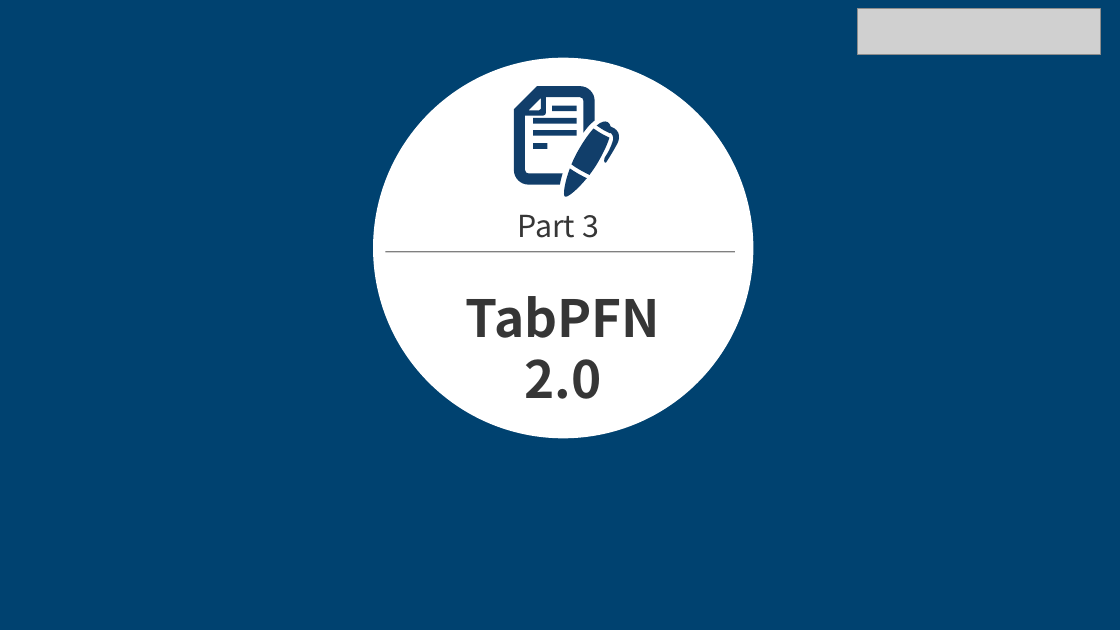
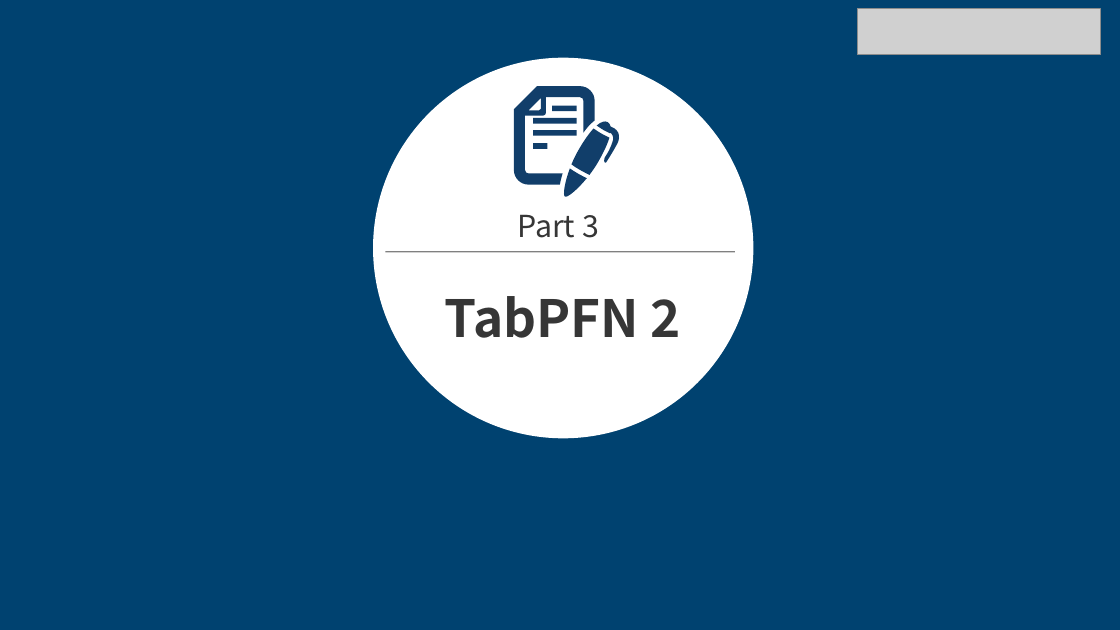
Before and after one commit to Ayana-chan/Obsidian_MyNote, a slide deck: slide 19 of 科研记录/TabPFN报告.pptx (slide 15 before the commit). Drawn at 1120x630 pixels with LibreOffice and Linux fonts; fonts in the diff are those of the drawing; grey boxes stand for pictures; background and template pictures are left out. Boxes give left, top, right and bottom in pixels: in the first picture for what was removed or moved away, otherwise in the second. Text is boxed around its words. In the diff, an @@ line names an element or a change of style, - is before the commit and + after.

```diff
--- a/科研记录/TabPFN报告.pptx
+++ b/科研记录/TabPFN报告.pptx
@@ text at bbox=[445, 296, 681, 338]: text changed @@
-TabPFN
-2.0
+TabPFN 2
```
Also in this commit, not shown: 11 slides added, 2 slides removed, 10 other files.
